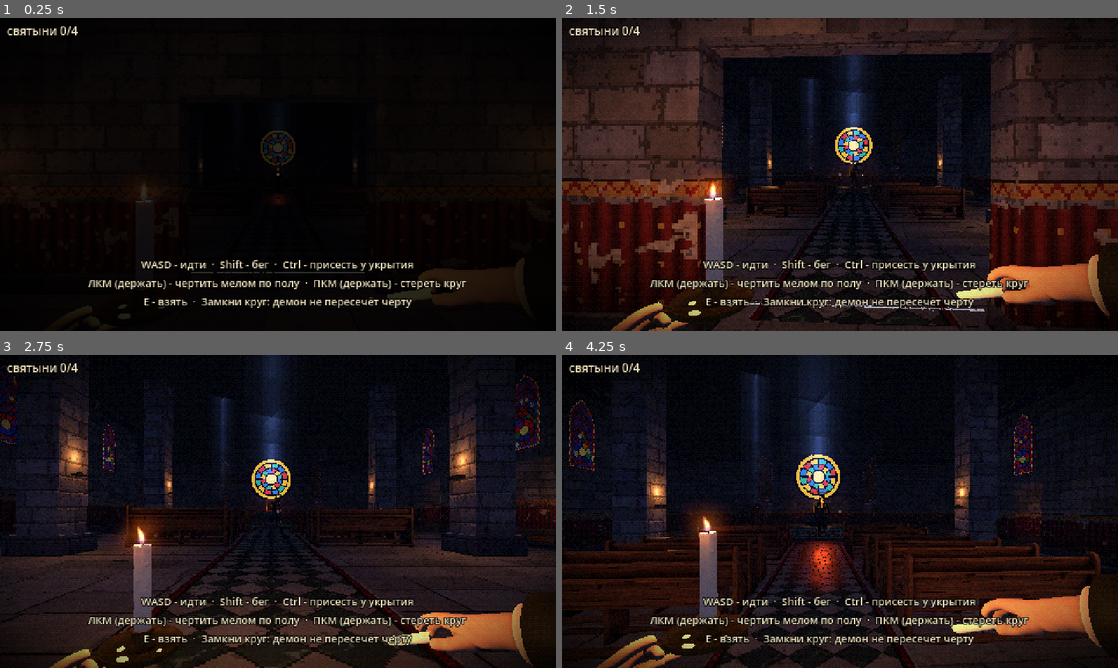
Above: before the commit, frames 1-4 (two rows, left to right).
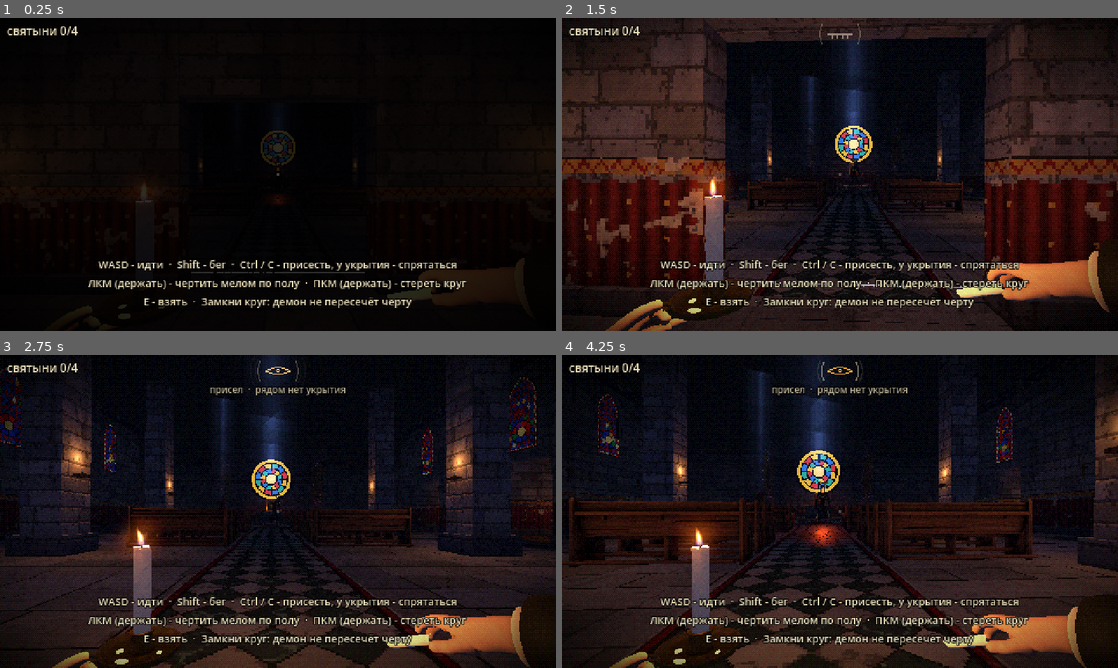
Above: after the commit, the same moments.

Repository: gagroma/Iradomini
Game: Godot game, scene res://main.tscn
Two runs of this game, one before a commit and one after it. Both use one fixed random seed, a clock stepped at 60 frames per second and the inputs below.
Inputs (mouse positions are in pixels of both pictures, inside the frame that each line leads up to):
- Up to frame 1 (0.25 s): no input
- Up to frame 2 (1.5 s): tap Enter at 0.5 s; move the mouse to (867, 174) at 0.52 s; hold Ctrl 0.53-1.28 s; hold W from 0.53 s (still down); click (867, 174) at 0.67 s; tap C at 0.8, 1.35 s; move the mouse to (812, 174) at 1.27 s; click (812, 174) at 1.42 s
- Up to frame 3 (2.75 s): keep holding W; tap Ctrl at 1.55 s; move the mouse to (289, 505) at 2.02 s; hold Ctrl from 2.03 s (still down); click (289, 505) at 2.17 s; tap C at 2.3 s
- Up to frame 4 (4.25 s): keep holding W; move the mouse to (834, 517) at 2.77 s; release Ctrl at 2.78 s; tap C at 2.85 s; click (834, 517) at 2.92 s; tap Ctrl at 3.05 s; move the mouse to (878, 514) at 3.52 s; hold C from 3.53 s (still down); tap E at 3.6 s; click (878, 514) at 3.67 s

The runs differ from the first frame. In frame 1, 0.9% of the frame differs, in the area x 17-83%, y 77-81%; in frame 2, 34%; in frame 3, 13%; in frame 4, 42%, in the area x 0-100%, y 0-100%.

Commit message:
added noise indicator and hiding

Diff:
--- a/scripts/demon.gd
+++ b/scripts/demon.gd
@@ -118,15 +118,16 @@
 # ------------------------------------------------------------------ HEARING
 
 # Called for every noise: a footstep, the door, a falling candlestick.
-func hear(at: Vector2, radius: float) -> void:
+# Returns true if it heard it.
+func hear(at: Vector2, radius: float) -> bool:
 	if state == S.GONE or state == S.TRAPPED or state == S.RECOVER or state == S.BLOCKED:
-		return
+		return false
 	if pos2.distance_to(at) > radius:
-		return
+		return false
 	_last_known = at
 	if state == S.CHASE:
 		_lost = 0.0
-		return
+		return true
 	state = S.INVESTIGATE
 	_investigate = at
 	_path = []
@@ -134,6 +135,17 @@
 	if _notice_cd <= 0.0:
 		_notice_cd = 4.0
 		main.sfx.play_at("demon_notice", head_position(), -4.0)
+	return true
+
+
+# For the stealth eye: 0 = no idea where you are, 1 = heard something,
+# 2 = sees you / hunting you.
+func awareness() -> int:
+	if state == S.CHASE or sees_player:
+		return 2
+	if state == S.INVESTIGATE:
+		return 1
+	return 0
 
 
 # ------------------------------------------------------------------- SEEING
--- a/scripts/hud.gd
+++ b/scripts/hud.gd
@@ -1,7 +1,8 @@
 extends CanvasLayer
 # HUD - the few words on screen. The GDD wants almost no interface (the chalk
 # supply is shown by the chalk stick in your hand), so this is only: a dot in
-# the middle, a one-line prompt, short notes, and a debug panel (F3) for testers.
+# the middle, a one-line prompt, short notes, the stealth eye (stealth_hud.gd)
+# and a debug panel (F3) for testers.
 # Source: Godot Label nodes inside a CanvasLayer (2D drawn on top of 3D).
 # The screen is 480x270 pixels, so positions below are in those pixels.
 
@@ -13,6 +14,7 @@
 var title: Label
 var subtitle: Label
 var debug: Label
+var stealth                 # stealth_hud.gd: the demon's eye, your footsteps, hidden or not
 
 var _note_time := 0.0
 var _help_time := 16.0
@@ -32,11 +34,13 @@
 	note = _label(Vector2(0, 60), Vector2(480, 14), 10, HORIZONTAL_ALIGNMENT_CENTER)
 	help = _label(Vector2(20, 206), Vector2(440, 60), 9, HORIZONTAL_ALIGNMENT_CENTER)
 	help.autowrap_mode = TextServer.AUTOWRAP_WORD_SMART
-	help.text = "WASD - идти  ·  Shift - бег  ·  Ctrl - присесть у укрытия\nЛКМ (держать) - чертить мелом по полу  ·  ПКМ (держать) - стереть круг\nE - взять  ·  Замкни круг: демон не пересечёт черту"
+	help.text = "WASD - идти  ·  Shift - бег  ·  Ctrl / C - присесть, у укрытия - спрятаться\nЛКМ (держать) - чертить мелом по полу  ·  ПКМ (держать) - стереть круг\nE - взять  ·  Замкни круг: демон не пересечёт черту"
 	title = _label(Vector2(0, 92), Vector2(480, 30), 24, HORIZONTAL_ALIGNMENT_CENTER)
 	subtitle = _label(Vector2(0, 126), Vector2(480, 14), 10, HORIZONTAL_ALIGNMENT_CENTER)
 	debug = _label(Vector2(300, 4), Vector2(176, 120), 8, HORIZONTAL_ALIGNMENT_RIGHT)
 	debug.visible = false
+	stealth = preload("res://scripts/stealth_hud.gd").new()
+	add_child(stealth)
 
 
 func _label(pos: Vector2, box: Vector2, font_size: int, align: int) -> Label:
--- a/scripts/main.gd
+++ b/scripts/main.gd
@@ -35,6 +35,8 @@
 
 var game_state := "play"        # "play", "dead" or "ending"
 var fear := 0.0                 # 0..1 from how close the demon is
+var _hide := 0.0                # 0..1 screen effect while you hide
+var _alert := 0.0               # 0..1 red edge while the demon sees you
 var relics := []                # {"node", "light", "pos", "kind", "taken", "chapel"}
 var carried := 0                # relics in your hands
 var placed := 0                 # relics already on the altar
@@ -275,7 +277,9 @@
 		radius = T.NOISE_CROUCH
 		volume = -30.0
 	sfx.play("step1" if randf() < 0.5 else "step2", volume, randf_range(0.9, 1.1))
-	demon.hear(player.pos2(), radius)
+	var heard = demon.hear(player.pos2(), radius)
+	# arcs on screen: crouch 1, walk 2, run 4, a relic or two more
+	hud.stealth.step(clampi(int(round(sqrt(radius) * 1.25)), 1, 5), heard)
 
 
 func on_player_hit() -> void:
@@ -404,13 +408,19 @@
 	post.set_shader_parameter("hurt", _hurt)
 	post.set_shader_parameter("flash", maxf(_flash, white))
 	post.set_shader_parameter("fade", _fade)
+	# hiding narrows and cools the view; being seen puts a red edge round it
+	var playing = game_state == "play"
+	_hide = lerpf(_hide, 1.0 if player.is_hidden_now and playing else 0.0, 1.0 - exp(-6.0 * dt))
+	var aware = demon.awareness() if demon.is_active() and playing else 0
+	_alert = lerpf(_alert, 1.0 if aware == 2 else 0.0, 1.0 - exp(-4.0 * dt))
+	post.set_shader_parameter("hide", _hide)
+	post.set_shader_parameter("alert", _alert)
+	hud.stealth.set_state(aware, player.crouching and playing, player.is_hidden_now and playing)
 
 	# words on screen
 	hud.set_prompt(_prompt_text())
 	hud.set_dot(player.aim_valid and game_state == "play")
 	var words = "святыни %d/%d" % [carried + placed, T.RELICS_NEEDED]
-	if player.is_hidden_now:
-		words += "  ·  СКРЫТ"
 	if player.critical:
 		words += "  ·  РАНЕН %d" % int(ceil(player.critical_time))
 	if game_state != "play":
--- a/scripts/player.gd
+++ b/scripts/player.gd
@@ -162,7 +162,7 @@
 			input.x -= 1.0
 		if Input.is_physical_key_pressed(KEY_D):
 			input.x += 1.0
-	crouching = can_act and Input.is_physical_key_pressed(KEY_CTRL)
+	crouching = can_act and (Input.is_physical_key_pressed(KEY_CTRL) or Input.is_physical_key_pressed(KEY_C))
 	running = can_act and not crouching and Input.is_physical_key_pressed(KEY_SHIFT) and input.length() > 0.0
 	var speed = T.WALK_SPEED
 	if crouching:
--- /dev/null
+++ b/scripts/stealth_hud.gd
@@ -0,0 +1,122 @@
+extends Control
+# STEALTH HUD - makes hiding, being heard and being seen readable.
+# A small pixel eye at the top of the screen with sound arcs either side:
+#   the eye is the demon's attention -
+#     closed           it has no idea where you are
+#     half open, amber it heard something and is coming to look
+#     wide open, red   it sees you
+#   the arcs are your footsteps - one per step, more arcs = heard further
+#     (crouch 1, walk 2, run 4, more with each relic); they flash red when
+#     the step reached the demon's ears.
+# Under it, one word about you: crouched with no cover near, or hidden.
+# It fades in only when there is something to tell, and out again.
+# Drawn with Control._draw() at the game's 480x270, so lines stay pixel-sharp.
+
+const CENTRE := Vector2(240, 14)
+const PALE := Color(0.9, 0.86, 0.74)
+const AMBER := Color(1.0, 0.68, 0.18)
+const RED := Color(1.0, 0.16, 0.1)
+const GREEN := Color(0.66, 0.9, 0.7)
+
+var awareness := 0          # 0 unaware, 1 heard something, 2 sees you
+var crouching := false
+var is_hidden := false
+
+var _open := 0.12           # how open the eye is drawn (follows awareness)
+var _alpha := 0.0
+var _flash := 0.0           # the eye flares when the demon becomes more aware
+var _time := 0.0
+var _rings := []            # footsteps: {arcs, t, heard}
+var _label: Label
+
+
+func _ready() -> void:
+	mouse_filter = Control.MOUSE_FILTER_IGNORE
+	set_anchors_and_offsets_preset(Control.PRESET_FULL_RECT)
+	_label = Label.new()
+	_label.position = Vector2(0, 24)
+	_label.size = Vector2(480, 12)
+	_label.horizontal_alignment = HORIZONTAL_ALIGNMENT_CENTER
+	_label.add_theme_font_size_override("font_size", 8)
+	_label.add_theme_color_override("font_outline_color", Color(0, 0, 0))
+	_label.add_theme_constant_override("outline_size", 3)
+	_label.mouse_filter = Control.MOUSE_FILTER_IGNORE
+	add_child(_label)
+
+
+func set_state(new_awareness: int, is_crouching: bool, is_hidden_now: bool) -> void:
+	if new_awareness > awareness:
+		_flash = 1.0
+	awareness = new_awareness
+	crouching = is_crouching
+	is_hidden = is_hidden_now
+
+
+# One footstep: arcs = how far it carries, heard = it reached the demon.
+func step(arcs: int, heard: bool) -> void:
+	_rings.append({"arcs": arcs, "t": 0.0, "heard": heard})
+
+
+func _process(dt: float) -> void:
+	_time += dt
+	_flash = maxf(0.0, _flash - dt * 2.0)
+	var want_open = [0.12, 0.55, 1.0][awareness]
+	_open = move_toward(_open, want_open, dt * 3.0)
+	for r in _rings:
+		r["t"] += dt
+	_rings = _rings.filter(func(r): return r["t"] < 0.9)
+	var show = crouching or awareness > 0 or not _rings.is_empty() or _flash > 0.0
+	_alpha = move_toward(_alpha, 1.0 if show else 0.0, dt * (4.0 if show else 1.2))
+	modulate.a = _alpha
+
+	if is_hidden:
+		_label.text = "СКРЫТ"
+		_label.add_theme_color_override("font_color", GREEN)
+	elif crouching:
+		_label.text = "присел  ·  рядом нет укрытия"
+		_label.add_theme_color_override("font_color", PALE * Color(1, 1, 1, 0.8))
+	else:
+		_label.text = ""
+	queue_redraw()
+
+
+func _eye_colour() -> Color:
+	var c = [PALE * Color(1, 1, 1, 0.55), AMBER, RED][awareness]
+	if awareness == 2:
+		c = c.lerp(Color(1, 0.6, 0.5), 0.3 + 0.3 * sin(_time * 10.0))
+	return c.lerp(Color(1, 1, 1), _flash * 0.6)
+
+
+func _draw() -> void:
+	# footstep arcs, left and right of the eye
+	for r in _rings:
+		var k = 1.0 - r["t"] / 0.9
+		var col = (RED if r["heard"] else PALE)
+		col.a = k * (0.9 if r["heard"] else 0.6)
+		for i in range(r["arcs"]):
+			var rad = 15.0 + i * 4.0 + r["t"] * 6.0
+			draw_arc(CENTRE, rad, deg_to_rad(150), deg_to_rad(210), 6, col, 1.0, false)
+			draw_arc(CENTRE, rad, deg_to_rad(-30), deg_to_rad(30), 6, col, 1.0, false)
+
+	# the eye: two lids, and an iris when open
+	var w = 11.0
+	var h = 6.0 * _open
+	var col_e = _eye_colour()
+	var upper = PackedVector2Array()
+	var lower = PackedVector2Array()
+	for i in range(13):
+		var t = float(i) / 12.0
+		var x = lerpf(-w, w, t)
+		var y = sin(t * PI) * h
+		upper.append(CENTRE + Vector2(x, -y))
+		lower.append(CENTRE + Vector2(x, y * 0.8))
+	draw_polyline(upper, col_e, 1.0, false)
+	draw_polyline(lower, col_e, 1.0, false)
+	if _open > 0.3:
+		var iris = 3.2 * _open
+		draw_circle(CENTRE + Vector2(0, -0.5), iris, col_e)
+		draw_circle(CENTRE + Vector2(0, -0.5), iris * 0.45, Color(0.05, 0.02, 0.02, col_e.a))
+	else:
+		# closed: lashes hanging from the lid
+		for x in [-6.0, -2.0, 2.0, 6.0]:
+			draw_line(CENTRE + Vector2(x, 1), CENTRE + Vector2(x * 1.15, 4), col_e, 1.0, false)
--- a/shaders/post.gdshader
+++ b/shaders/post.gdshader
@@ -12,6 +12,8 @@
 uniform float hurt = 0.0;     // 1 while wounded
 uniform float flash = 0.0;    // white-gold flash (hit, banishing, ending)
 uniform float fade = 0.0;     // 1 = black screen
+uniform float hide = 0.0;     // 1 = you are hidden: the view narrows, darker and colder
+uniform float alert = 0.0;    // 1 = the demon sees you: a red edge
 uniform float levels = 20.0;  // colour steps per channel; lower = harsher banding
 
 float bayer2(vec2 a) {
@@ -40,9 +42,17 @@
 	float n = fract(sin(dot(cell, vec2(12.9898, 78.233))) * 43758.5453);
 	c += (n - 0.5) * (0.035 + 0.12 * fear);
 
-	// vignette: dark corners that close in with fear
-	float vig = 1.0 - smoothstep(0.10, 0.55, r2 * (1.0 + fear * 1.6 + hurt * 1.2));
-	c *= mix(1.0, vig, 0.85);
+	// vignette: dark corners that close in with fear, and when you hide
+	float vig = 1.0 - smoothstep(0.10, 0.55, r2 * (1.0 + fear * 1.6 + hurt * 1.2 + hide * 1.8));
+	c *= mix(1.0, vig, 0.85 + 0.1 * hide);
+	// hidden: a little darker, colder, less colour - pressed into the shadow
+	float grey = dot(c, vec3(0.3, 0.55, 0.15));
+	c = mix(c, vec3(grey * 0.85, grey * 0.92, grey * 1.1), hide * 0.4);
+	c *= 1.0 - 0.12 * hide;
+
+	// seen: a red edge that throbs
+	float throb = 0.6 + 0.4 * sin(TIME * 9.0);
+	c = mix(c, vec3(0.6, 0.02, 0.02), alert * smoothstep(0.12, 0.3, r2) * 0.35 * throb);
 
 	// wounded: red pulse at the edges
 	float pulse = 0.5 + 0.5 * sin(TIME * 6.0);
Not shown, added: scripts/stealth_hud.gd.uid
